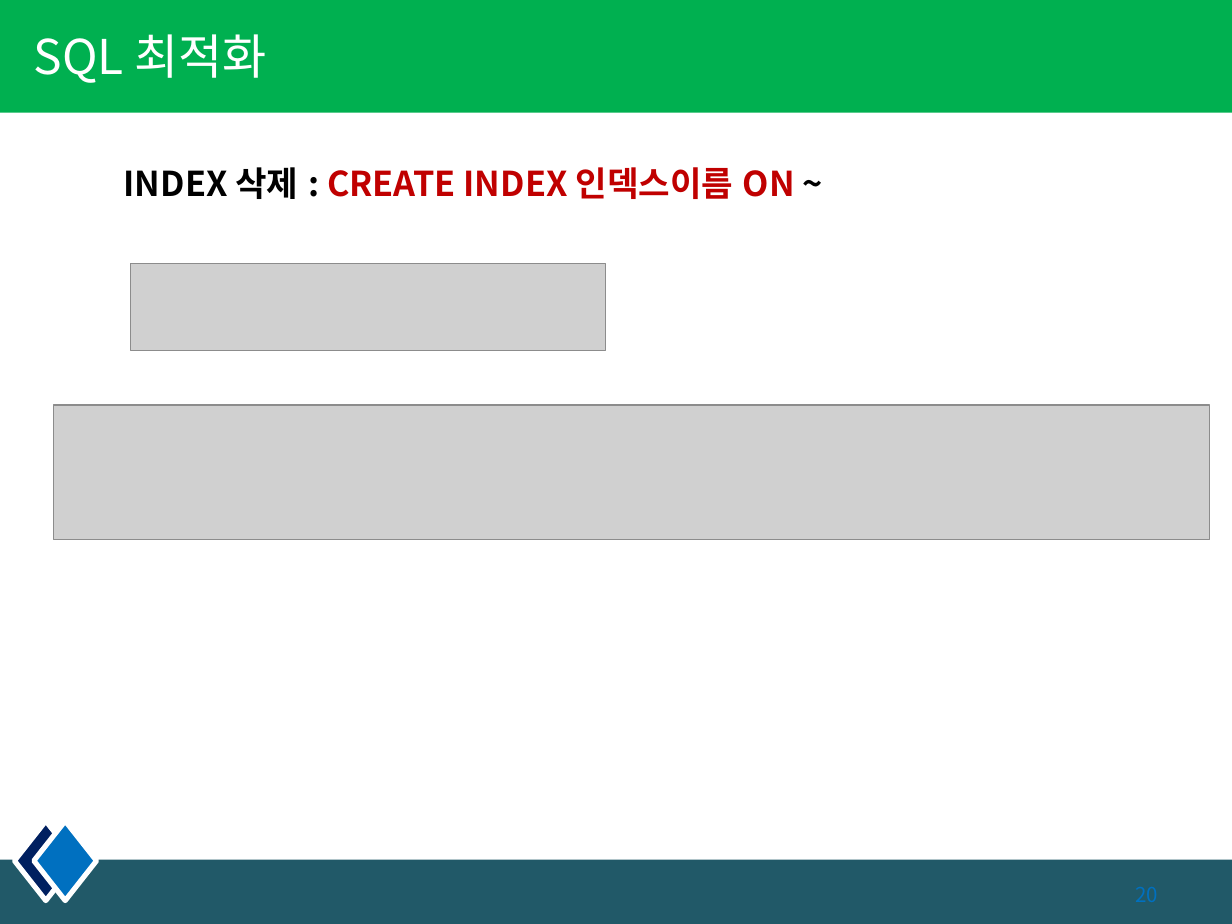
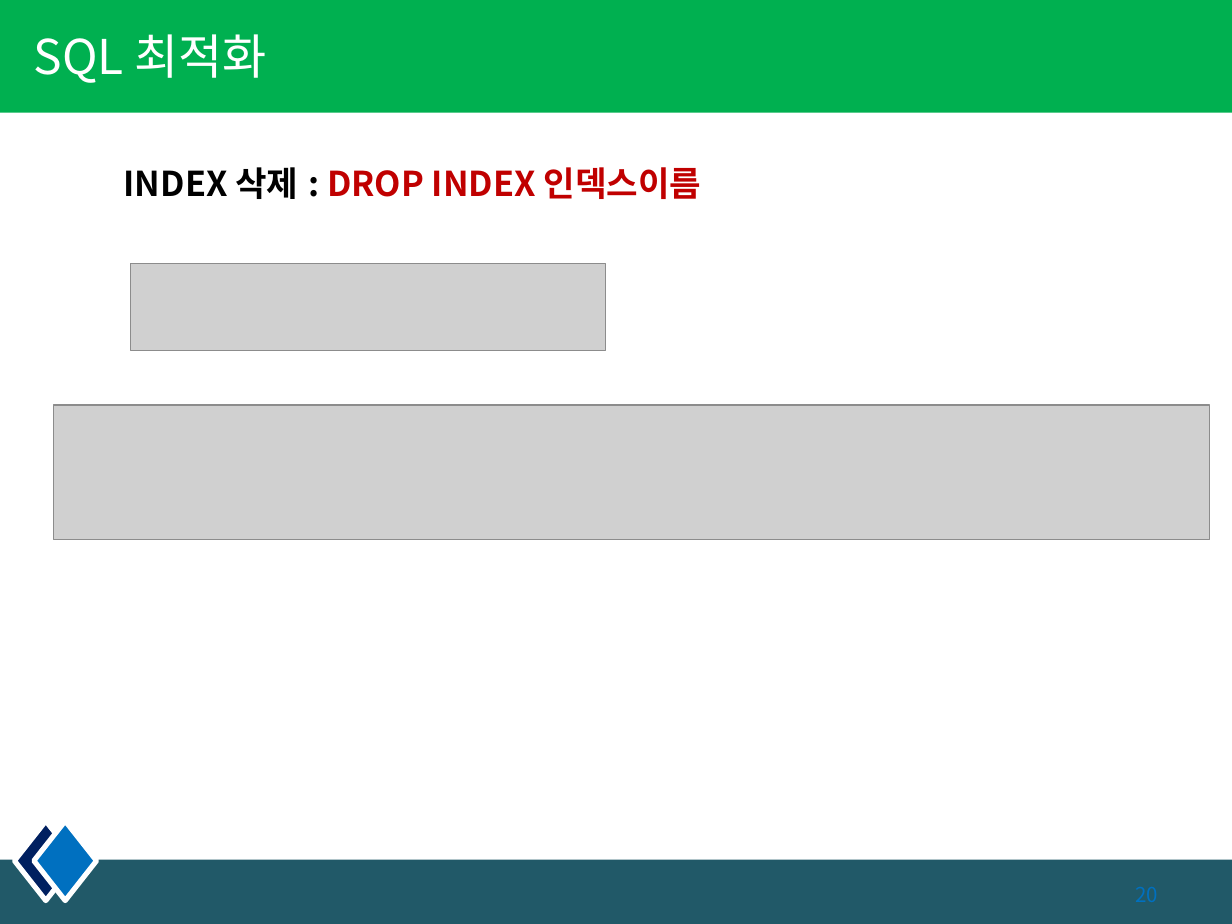
Before and after one commit to pshho/ngreen_project, a slide deck: slide 20 of sqlWorks/자료/db_ppt/6장. 함수2.pptx. Drawn at 1232x924 pixels with LibreOffice and Linux fonts; fonts in the diff are those of the drawing; grey boxes stand for pictures. Boxes give left, top, right and bottom in pixels: in the first picture for what was removed or moved away, otherwise in the second. Text is boxed around its words. In the diff, an @@ line names an element or a change of style, - is before the commit and + after.

```diff
--- a/sqlWorks/자료/db_ppt/6장. 함수2.pptx
+++ b/sqlWorks/자료/db_ppt/6장. 함수2.pptx
@@ text at <box>124,167,702,199</box>: text changed @@
-INDEX 삭제 : CREATE INDEX 인덱스이름 ON ~
+INDEX 삭제 : DROP INDEX 인덱스이름
```
Also in this commit, not shown: 2 other slides changed, 32 other files.
